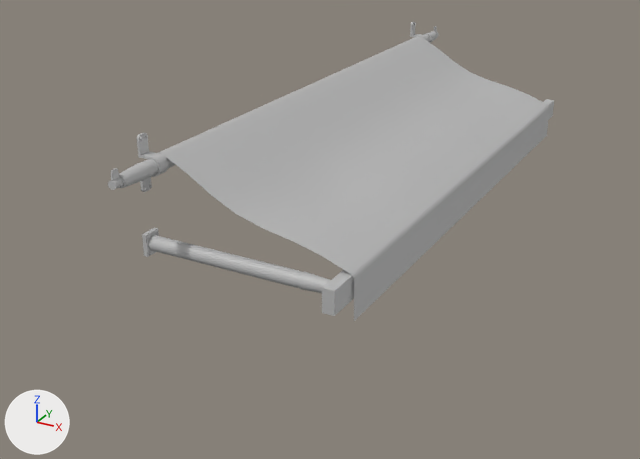
The FBX model Assets/Models/Shade.fbx as it was, and as the next commit left it.
Before and after are seen from a camera (50 mm lens) standing at (3.36, -3.42, 3.33) and looking at (1.59, -0.21, 1.73). Every picture has the same lights, and +X, +Y and +Z are marked at lower left. Where no turn or scale is listed for an object, it has been applied to the vertices.

The first picture shows 'Shade'.
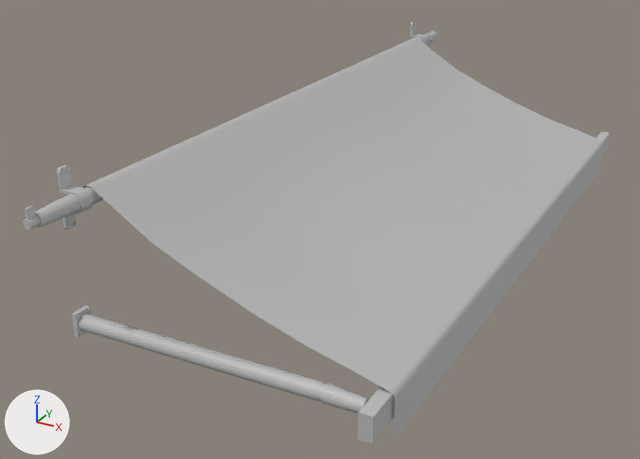
Commit message: updated scene snd shade

Boxes [x1, y1, x2, y2] around the edits, measured in the pictures (640 x 459 px; the box of a moved part takes in the faces that stretch with it):
```json
{"object": "Shade", "change": "reshaped, moved", "before": [108, 22, 554, 321], "after": [23, 22, 610, 444], "on screen": "32% wider, 41% taller"}
{"part": 1, "of": "me_mesh", "change": "moved or reshaped", "before": [410, 22, 428, 41], "after": [410, 22, 428, 45]}
{"part": 2, "of": "me_mesh", "change": "moved or reshaped", "before": [137, 133, 168, 192], "after": [57, 165, 93, 230]}
{"part": 3, "of": "me_mesh", "change": "moved or reshaped", "before": [142, 228, 159, 257], "after": [72, 305, 91, 338]}
{"part": 4, "of": "me_mesh", "change": "moved or reshaped", "before": [108, 36, 554, 321], "after": [23, 37, 610, 444]}
```

Scene script edits in JSON lines:
```json
{"block": "me_mesh", "where": "# used by ob_shade; location = (1.7, 0.273, 2.06)"}
{"op": "remove", "block": "me_mesh", "code": "me_mesh.from_pydata(...)  # 1836 vertices, 1716 faces; spans x -0.44..0.44, y -1.5..1.5, z -0.28..0.28"}
{"op": "add", "block": "me_mesh", "code": "me_mesh.from_pydata(...)  # 1836 vertices, 1716 faces; spans x -0.61..0.61, y -1.7..1.7, z -0.35..0.35"}
{"block": "me_mesh", "change": "me_mesh part 1: the loose piece of 80 vertices spanning x -0.44..-0.34, y 1.23..1.28, z 0.06..0.28 is moved by (-0.17, 0.2, 0.07)"}
{"block": "me_mesh", "change": "me_mesh part 2: the loose piece of 80 vertices spanning x -0.44..-0.34, y -1.28..-1.23, z 0.06..0.28 is moved by (-0.17, -0.21, 0.07)"}
{"block": "me_mesh", "change": "me_mesh part 3: the loose piece of 18 vertices spanning x -0.44..-0.42, y -1.29..-1.22, z -0.2..-0.11 is moved by (-0.17, -0.21, -0.08)"}
{"block": "me_mesh", "change": "me_mesh part 4: 1048 of 1836 vertices moved; they spanned x -0.43..0.44, y -1.5..1.5, z -0.28..0.22 and now span x -0.59..0.61, y -1.7..1.7, z -0.35..0.29; mean shift (-0.02, -0.01, 0.0); largest move (-0.43, -1.29, -0.15) -> (-0.59, -1.49, -0.23)"}
{"op": "set", "path": "ob_shade.location", "old": "(1.7, 0.273, 2.06)", "new": "(1.868, 0.075, 1.991)"}
```
